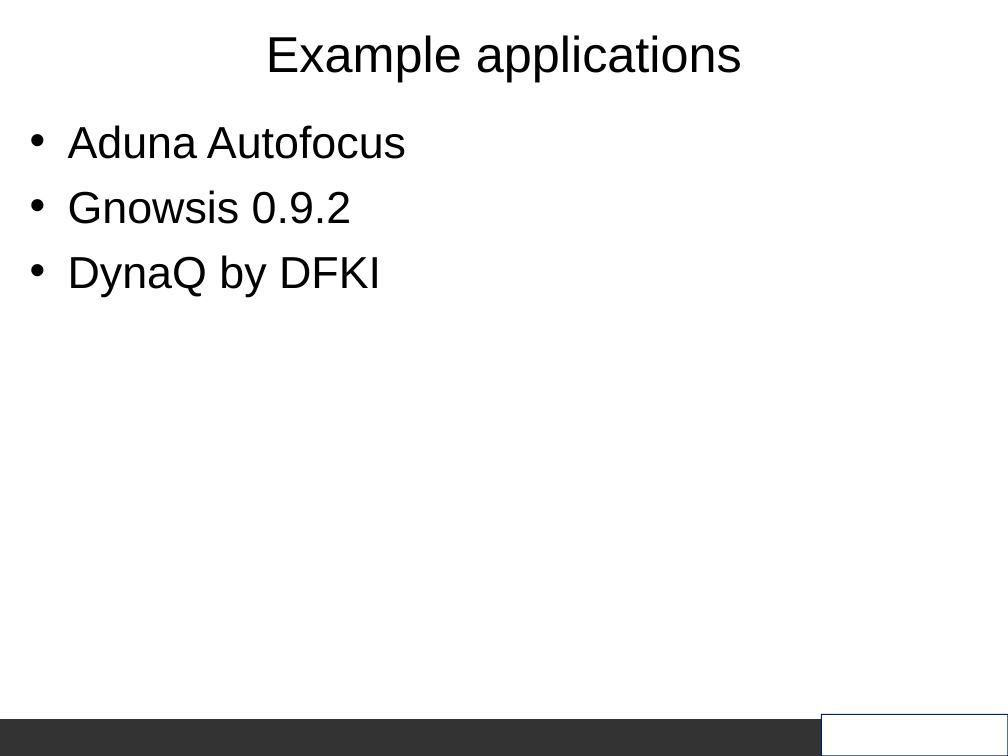
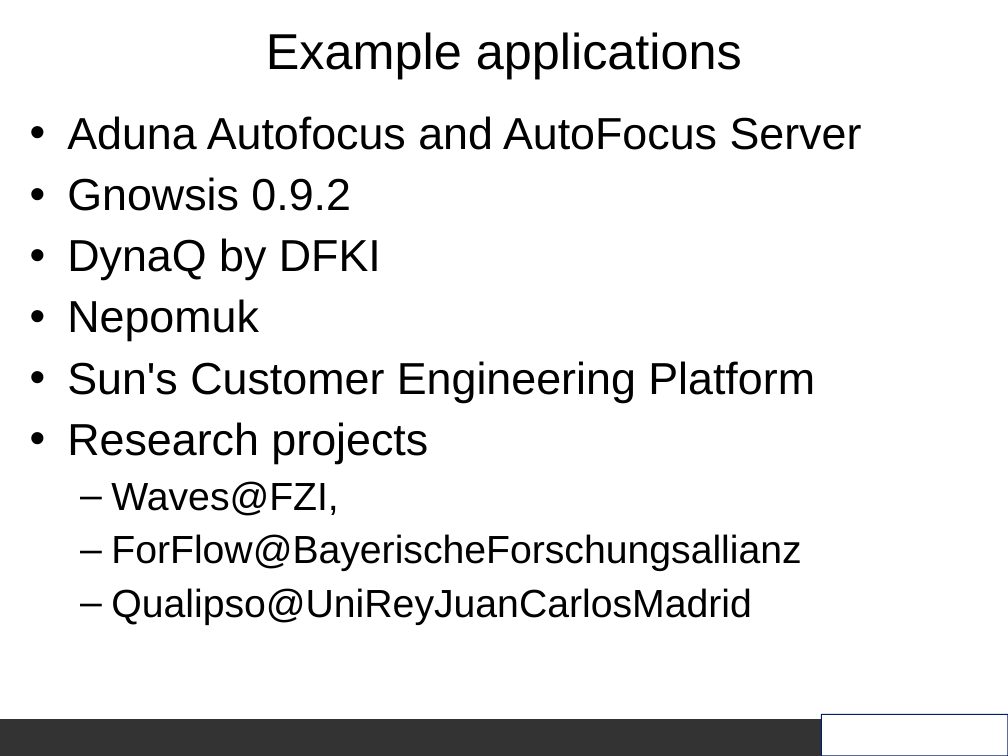
Before and after one commit to aurora/aperture, a slide deck: slide 23 of aperture/doc/Aperture_slides.ppt (slide 16 before the commit). Drawn at 1008x756 pixels with LibreOffice and Linux fonts; fonts in the diff are those of the drawing; background and template pictures are left out. Boxes give left, top, right and bottom in pixels: in the first picture for what was removed or moved away, otherwise in the second. Text is boxed around its words. In the diff, an @@ line names an element or a change of style, - is before the commit and + after.

```diff
--- a/aperture/doc/Aperture_slides.ppt
+++ b/aperture/doc/Aperture_slides.ppt
@@ title "Example applications" at <box>266,32,742,79</box>: line spacing 1 to 0.93 @@
@@ text at <box>67,116,862,150</box>: text changed @@
-• Aduna Autofocus
+• Aduna Autofocus and AutoFocus Server
@@ text at <box>67,177,381,280</box>: indent changed; line spacing 1 to 0.93 @@
@@ text at <box>67,299,815,625</box>: paragraphs added @@
+• Nepomuk
+• Sun's Customer Engineering Platform
+• Research projects
+  – Waves@FZI,
+  – ForFlow@BayerischeForschungsallianz
+  – Qualipso@UniReyJuanCarlosMadrid
```
Also in this commit, not shown: 19 other slides changed, 7 slides added, 1 other file.
